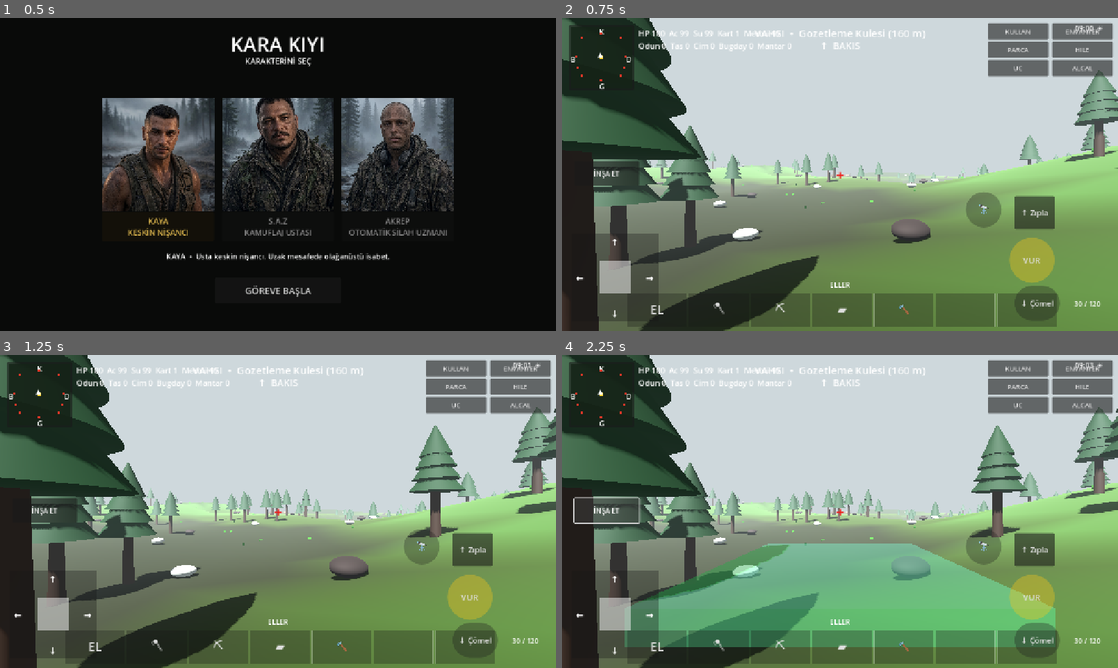
Above: before the commit, frames 1-4 (two rows, left to right).
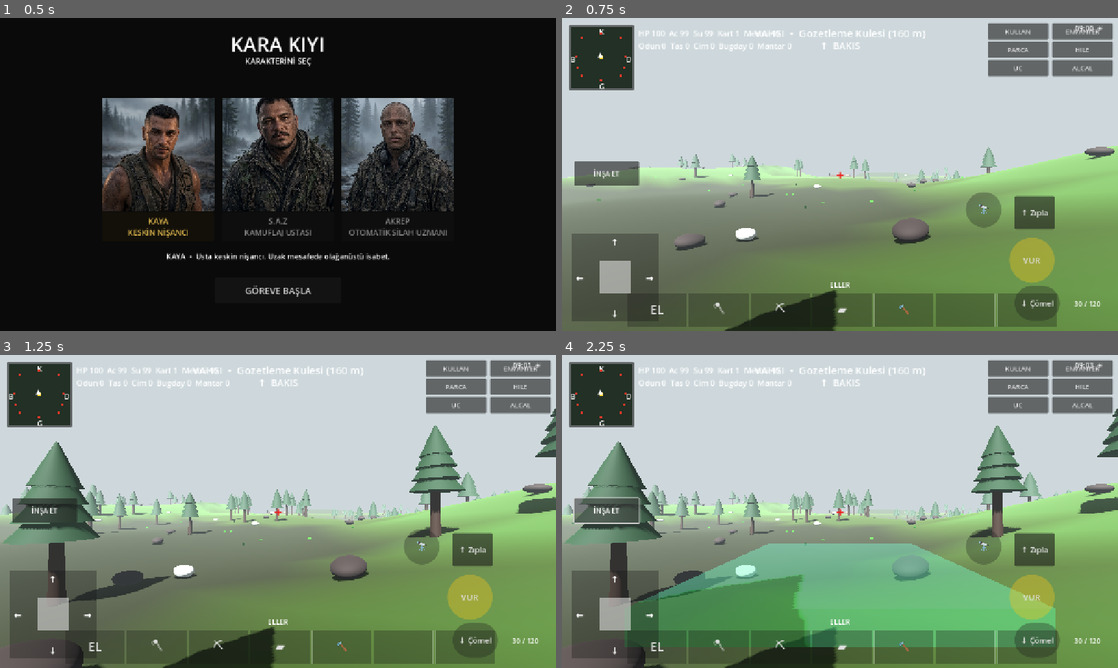
Above: after the commit, the same moments.

Repository: cantrsx-blip/GrayCardWars
Game: Godot game, scene res://scenes/Intro.tscn
Two runs of this game, one before a commit and one after it. Both use one fixed random seed, a clock stepped at 60 frames per second and the inputs below.
Inputs:
- Up to frame 1 (0.5 s): no input
- Up to frame 2 (0.75 s): click "GÖREVE BAŞLA" at 0.5 s
- Up to frame 3 (1.25 s): no input
- Up to frame 4 (2.25 s): click "KULLAN" at 1.25 s; click "İNŞA ET" at 2 s

Frame 1 is identical in both runs. In frame 2, 22% of the frame differs, in the area x 0-100%, y 0-100%; in frame 3, 19%; in frame 4, 21%.

Commit message:
Harden Android gameplay startup

Diff:
--- a/scripts/main.gd
+++ b/scripts/main.gd
@@ -409,36 +409,36 @@
 	var wmat=StandardMaterial3D.new(); wmat.albedo_color=Color(.04,.28,.42,.78); wmat.metallic=.08; wmat.roughness=.18; wmat.transparency=BaseMaterial3D.TRANSPARENCY_ALPHA; water.material_override=wmat; add_child(water)
 
 func _build_rocks_staged() -> void:
-	for i in 156:
+	for i in (40 if OS.has_feature("mobile") else 156):
 		var p = _rand_map_point(MAP_HALF - 12)
 		if not _near_poi(p.x, p.z):
 			var rock_body=StaticBody3D.new(); rock_body.position=Vector3(p.x,height_at(p.x,p.z),p.z); add_child(rock_body)
 			_make_kara_rock(rock_body)
 			var rcs=CollisionShape3D.new(); var rsh=SphereShape3D.new(); rsh.radius=.68; rcs.shape=rsh; rcs.position.y=.5; rock_body.add_child(rcs)
 			rock_body.set_meta("loot","stone")
-		if i > 0 and i % 32 == 0:
+		if i > 0 and i % 16 == 0:
 			await get_tree().process_frame
 
 func _build_meteors_staged() -> void:
-	for i in 156:
+	for i in (40 if OS.has_feature("mobile") else 156):
 		var mp = _rand_map_point(MAP_HALF - 12)
 		if not _near_poi(mp.x, mp.z):
 			var meteor_body=StaticBody3D.new(); meteor_body.position=Vector3(mp.x,height_at(mp.x,mp.z),mp.z); add_child(meteor_body)
 			_make_meteor(meteor_body)
 			var mcs=CollisionShape3D.new(); var msh=SphereShape3D.new(); msh.radius=.68; mcs.shape=msh; mcs.position.y=.5; meteor_body.add_child(mcs)
 			meteor_body.set_meta("loot","meteor")
-		if i > 0 and i % 32 == 0:
+		if i > 0 and i % 16 == 0:
 			await get_tree().process_frame
 
 func _build_trees_staged() -> void:
-	for i in 330:
+	for i in (80 if OS.has_feature("mobile") else 330):
 		var p = _rand_map_point(MAP_HALF - 12)
 		if not _near_poi(p.x, p.z):
 			var tree_body=StaticBody3D.new(); tree_body.position=Vector3(p.x,height_at(p.x,p.z),p.z); tree_body.rotation_degrees.y=randf_range(0,360); add_child(tree_body)
 			_make_kara_tree(tree_body)
 			var trunk_col=CollisionShape3D.new(); var trunk_shape=CylinderShape3D.new(); trunk_shape.radius=.34; trunk_shape.height=5.2; trunk_col.shape=trunk_shape; trunk_col.position.y=2.6; tree_body.add_child(trunk_col)
 			tree_body.set_meta("loot","wood")
-		if i > 0 and i % 32 == 0:
+		if i > 0 and i % 16 == 0:
 			await get_tree().process_frame
 
 func _build_hills_and_pits():
@@ -519,6 +519,8 @@
 	return best
 
 func _physics_process(delta):
+	if player == null or camera == null or hud == null or zone_label == null:
+		return
 	if message_time>0.0:
 		message_time-=delta
 		if message_time<=0.0:
@@ -826,7 +828,7 @@
 	var p=build_preview.global_position
 	var yaw=build_preview.rotation_degrees.y
 	wood-=20
-	var made: Node3D = null
+	var made: Node3D
 	match build_piece:
 		0:
 			made=_build_foundation(p); built_floors.append(made)
@@ -1109,7 +1111,7 @@
 	build_preview.visible=true; _update_preview_shape()
 
 func _nearest_floor(max_dist:=9.0) -> Node3D:
-	var best: Node3D = null; var best_d: float = float(max_dist)
+	var best: Node3D; var best_d: float = float(max_dist)
 	for f in built_floors:
 		if not is_instance_valid(f): continue
 		var d=player.global_position.distance_to(f.global_position)
@@ -1192,7 +1194,7 @@
 	if obj!=null: obj.add_to_group("interior_interactable")
 
 func _use_nearest_interior():
-	var best:Node3D=null; var dist=3.0
+	var best: Node3D; var dist=3.0
 	for n in get_tree().get_nodes_in_group("interior_interactable"):
 		var d=player.global_position.distance_to(n.global_position)
 		if d<dist: dist=d; best=n
